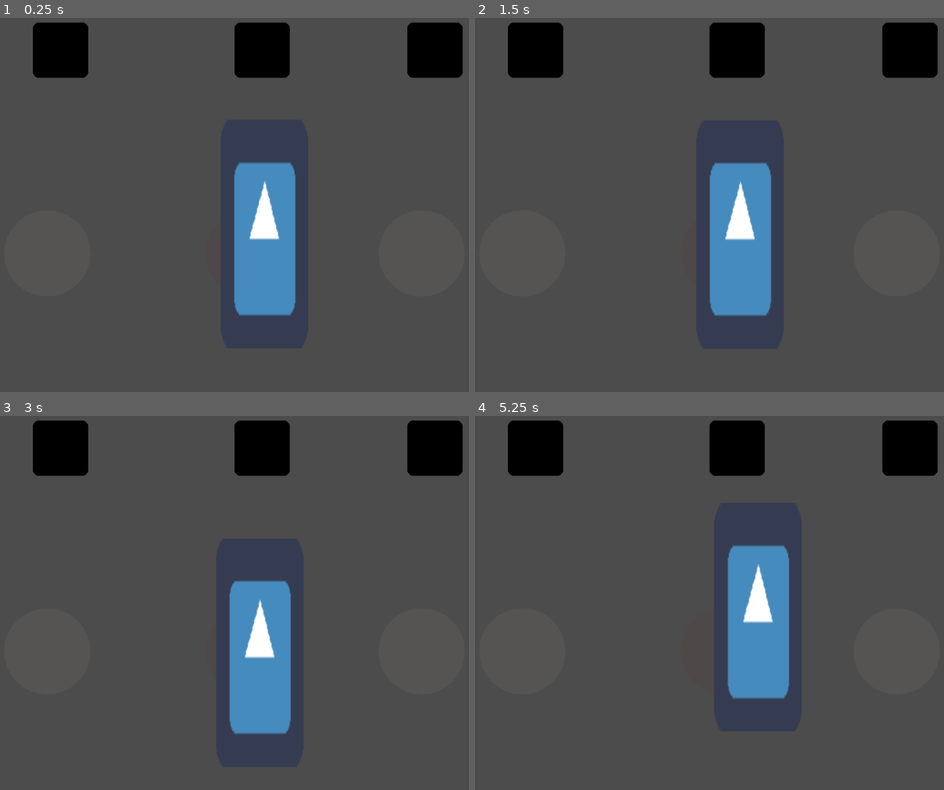
Above: before the commit, frames 1-4 (two rows, left to right).
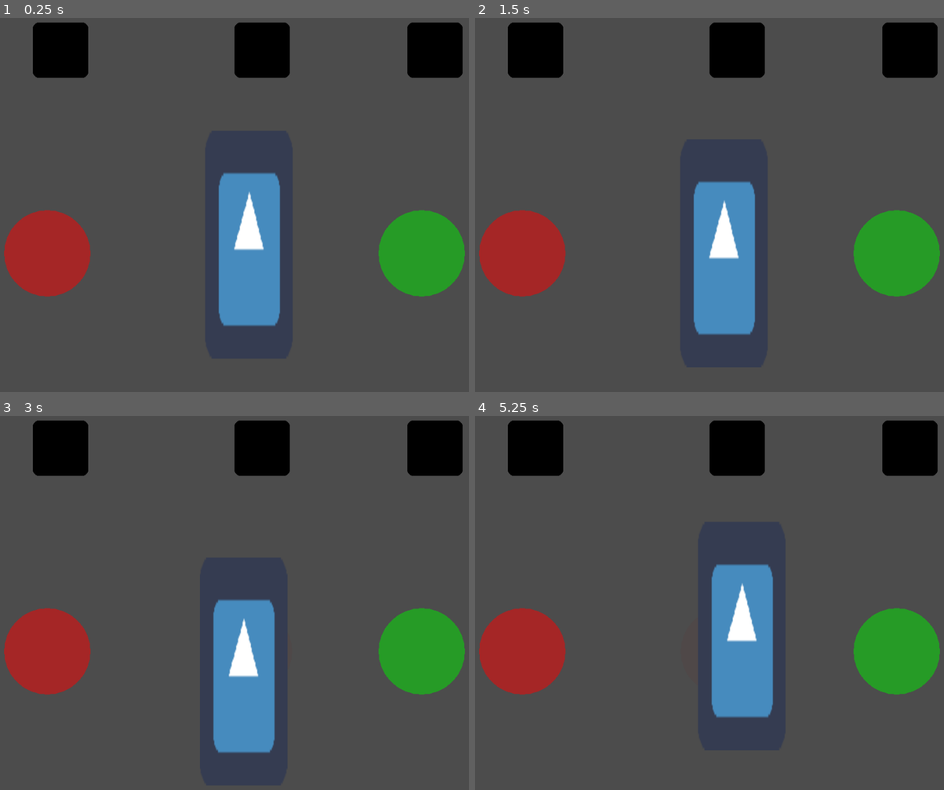
Above: after the commit, the same moments.

Repository: ArthasPendragon007/jogo-de-historia
Game: Godot game, scene res://test_zones.tscn
Same seed, same stepped clock (60 frames per second), same inputs: the game is played once before the commit and once after it. The engine's default icon, where the game draws it, is replaced by a stand-in: a white triangle on a blue panel in a dark square.
Inputs (mouse positions are in pixels of both pictures, inside the frame that each line leads up to):
- Up to frame 1 (0.25 s): no input
- Up to frame 2 (1.5 s): move the mouse to (742, 234) at 0.52 s; click (742, 234) at 0.6 s; move the mouse to (629, 238) at 1.27 s; click (629, 238) at 1.35 s
- Up to frame 3 (3 s): tap Enter at 2 s; move the mouse to (318, 524) at 2.02 s; click (318, 524) at 2.1 s; tap Space at 2.75 s; move the mouse to (234, 700) at 2.77 s; click (234, 700) at 2.85 s
- Up to frame 4 (5.25 s): tap Enter at 3.5, 5 s; move the mouse to (901, 677) at 3.52 s; click (901, 677) at 3.6 s; tap Space at 4.25 s; move the mouse to (573, 554) at 4.27 s; click (573, 554) at 4.35 s; move the mouse to (765, 614) at 5.02 s; click (765, 614) at 5.1 s

The runs differ from the first frame. In frame 1, 11% of the frame differs, in the area x 0-100%, y 38-83%; in frame 2, 12%; in frame 3, 12%; in frame 4, 12%, in the area x 0-100%, y 34-81%.
Error before the commit: Parse Error: The function "_ready" already exists in this class (at line 13). (res://check.gd:27)

Commit message:
4 commit

Diff:
--- a/funcional/check.gd
+++ b/funcional/check.gd
@@ -1,4 +1,4 @@
-extends Node2D
+extends Node
 
 
 # Declare member variables here. Examples:
@@ -12,27 +12,51 @@
 onready var economia_healt = get_node ("economia/TextureProgress")
 func _ready():
 	init_bar()
+	for n in 6:
+		var carta = get_node("carta" + str(n))
+		carta.hide()
 
 signal militar()
 var bar = 100
 var current_health:int
+var x = RandomNumberGenerator.new()
+#export(int)var current_health = bar
+
 func init_bar():
 	yield(get_parent(), "ready")
 	militar_health.max_value = bar
 	militar_health.value = bar
 	current_health = bar
-onready var militar = get_node("militar")
+export onready var militar = get_node("militar")
 # Called when the node enters the scene tree for the first time.
-
-func _ready():
-	pass
+func update_bar(value:int) -> void:
+	call_tween(current_health, value)
+	current_health = value
 func call_tween(old_value:int, new_value:int) -> void:
 
-	var _interpolate_value:bool = tween1.Interpolate_property(militar,"value", old_value)
+	var _interpolate_value:bool = tween1.Interpolate_property(current_health,"value", old_value,new_value,0.4,Tween.TRANS_QUAD,Tween.EASE_IN_OUT)
+	var stats:bool = tween1.start()
 signal satisfacao
 onready var satisfacao = get_node("satisfacao")
 signal economia
 onready var economia = get_node("economia")
-# Called every frame. 'delta' is the elapsed time since the previous frame.
-#func _process(delta):
-#	pass
+var y
+func _on_carta_check():
+#		carta.queue_free()
+		x = randi()%5+0
+		y = x
+		var carta = get_node("carta"+ str(x))
+		carta.show()
+		print("rand ", x)
+
+		pass
+
+		if get_tree().get_root().get_node(".").find_node("carta"):
+			print_debug(carta)
+#	pass # Replace with function body.
+
+var rest_node = []
+func _on_check_tree_exiting():
+	emit_signal("ready")
+	var carta = get_node("carta"+str(y))
+	connect("ready", carta,"tree_exiting")
--- a/funcional/dragndrop.gd
+++ b/funcional/dragndrop.gd
@@ -3,7 +3,8 @@
 var selected = false
 var rest_point
 var rest_nodes = []
-enum {YES, NOT}
+
+#export onready var militar = get_node("militar/milit")
 
 func _ready():
 	rest_nodes = get_tree().get_nodes_in_group("zone")
@@ -13,7 +14,6 @@
 func _on_Area2D_input_event(viewport, event, shape_idx):
 	if Input.is_action_just_pressed("click"):
 		selected = true
-
 func _physics_process(delta):
 	if get_tree().get_nodes_in_group("yes"):
 		print_debug()
@@ -25,7 +25,9 @@
 	else:
 		global_position = lerp(global_position, rest_point, 10 * delta)
 #		rotation = lerp_angle(rotation, 0, 10 * delta)
-
+export(NodePath) onready var militar = get_node("militar/TextureProgress") as TextureProgress
+export(NodePath) onready var word = get_node("")
+export(int) var health
 func _input(event):
 	if event is InputEventMouseButton:
 		if event.button_index == BUTTON_LEFT and not event.pressed:
@@ -34,6 +36,19 @@
 			for child in rest_nodes:
 				var distance = global_position.distance_to(child.global_position)
 				if distance < shortest_dist:
+#					militar.value =
 					child.select()
 					rest_point = child.global_position
 					shortest_dist = distance
+					child.NO()
+					if child.NO():
+						emit_signal("check")
+					child.YES()
+					if child.YES():
+#						var carta:= get_node(".")
+#						selected = false
+#						connect("check", Node,"new")
+						emit_signal("check")
+						get_node(".").queue_free()
+signal check
+#				if childs.select()
--- a/funcional/dragndrop.tscn
+++ b/funcional/dragndrop.tscn
@@ -6,7 +6,7 @@
 [sub_resource type="CircleShape2D" id=1]
 radius = 50.0
 
-[node name="Node2D" type="Node2D"]
+[node name="carta" type="Node2D"]
 script = ExtResource( 1 )
 
 [node name="icon" type="Sprite" parent="."]
--- a/funcional/scene/Zone_NO/drop_zone_NO.gd
+++ b/funcional/scene/Zone_NO/drop_zone_NO.gd
@@ -5,7 +5,7 @@
 
 func _draw():
 	draw_circle(Vector2.ZERO, 75, Color.blanchedalmond)
-	modulate.a = 0.05
+	modulate.a = 0.5
 
 func select():
 	print("no")
@@ -17,5 +17,9 @@
 		emit_signal("correct")
 
 func deselect():
-	modulate = Color.white
-	modulate.a = 0.05
+	modulate = Color.red
+	modulate.a = 0.5
+func YES():
+	return false
+func NO():
+	return true
--- a/funcional/scene/zone_YES/drop_zone_YES.gd
+++ b/funcional/scene/zone_YES/drop_zone_YES.gd
@@ -5,7 +5,7 @@
 
 func _draw():
 	draw_circle(Vector2.ZERO, 75, Color.blanchedalmond)
-	modulate.a = 0.05
+	modulate.a = 0.5
 
 func select():
 	print("yes")
@@ -17,5 +17,10 @@
 		emit_signal("correct")
 
 func deselect():
-	modulate = Color.white
-	modulate.a = 0.05
+	modulate = Color.green
+	modulate.a = 0.5
+func NO():
+	return false
+
+func YES():
+	return true
--- a/funcional/scene/zone_neutral/drop_zone.gd
+++ b/funcional/scene/zone_neutral/drop_zone.gd
@@ -19,3 +19,9 @@
 func deselect():
 	modulate = Color.white
 	modulate.a = 0.05
+func NO():
+#	print_debug()
+	return false
+func YES():
+#	print_debug()
+	return false
--- a/funcional/test_zones.tscn
+++ b/funcional/test_zones.tscn
@@ -1,36 +1,86 @@
-[gd_scene load_steps=8 format=2]
+[gd_scene load_steps=9 format=2]
 
 [ext_resource path="res://scene/zone_neutral/drop_zone.tscn" type="PackedScene" id=1]
-[ext_resource path="res://dragndrop.tscn" type="PackedScene" id=2]
 [ext_resource path="res://scene/zone_neutral/drop_zone.gd" type="Script" id=3]
 [ext_resource path="res://scene/Zone_NO/drop_zone_NO.tscn" type="PackedScene" id=4]
 [ext_resource path="res://scene/zone_YES/drop_zone_YES.tscn" type="PackedScene" id=5]
 [ext_resource path="res://check.gd" type="Script" id=6]
 [ext_resource path="res://icon.png" type="Texture" id=7]
-
-[node name="Node2D" type="Node2D"]
+[ext_resource path="res://dragndrop.gd" type="Script" id=8]
+
+[sub_resource type="CircleShape2D" id=1]
+radius = 50.0
+
+[node name="word" type="Node2D"]
+
+[node name="check" type="Node" parent="."]
 script = ExtResource( 6 )
 
-[node name="drop_zone" parent="." instance=ExtResource( 1 )]
+[node name="drop_zone" parent="check" instance=ExtResource( 1 )]
 position = Vector2( 450, 422 )
 script = ExtResource( 3 )
 
-[node name="drop_zone_NO" parent="." groups=[
+[node name="drop_zone_NO" parent="check" groups=[
 "NO",
 ] instance=ExtResource( 4 )]
 position = Vector2( 100, 422 )
 
-[node name="drop_zone_YES" parent="." groups=[
+[node name="Area2D" type="Area2D" parent="check/drop_zone_NO"]
+position = Vector2( 350, -232.771 )
+scale = Vector2( 1.58465, 4.1327 )
+
+[node name="CollisionShape2D" type="CollisionShape2D" parent="check/drop_zone_NO/Area2D"]
+shape = SubResource( 1 )
+
+[node name="drop_zone_YES" parent="check" groups=[
 "YES",
 ] instance=ExtResource( 5 )]
 position = Vector2( 750, 422 )
 
-[node name="Node2D" parent="." groups=[
-"player",
-] instance=ExtResource( 2 )]
-position = Vector2( 429.956, 413.711 )
-
-[node name="satisfacao" type="TextureRect" parent="."]
+[node name="carta1" type="Node2D" parent="check"]
+position = Vector2( 450, 189.229 )
+scale = Vector2( 1.58465, 4.1327 )
+script = ExtResource( 8 )
+__meta__ = {
+"_edit_group_": true
+}
+
+[node name="icon" type="Sprite" parent="check/carta1"]
+texture = ExtResource( 7 )
+
+[node name="carta0" type="Node2D" parent="check"]
+position = Vector2( 450, 189.229 )
+scale = Vector2( 1.58465, 4.1327 )
+script = ExtResource( 8 )
+__meta__ = {
+"_edit_group_": true
+}
+
+[node name="icon" type="Sprite" parent="check/carta0"]
+texture = ExtResource( 7 )
+
+[node name="Area2D" type="Area2D" parent="check/carta0/icon"]
+
+[node name="CollisionShape2D" type="CollisionShape2D" parent="check/carta0/icon/Area2D"]
+shape = SubResource( 1 )
+
+[node name="carta" type="Node2D" parent="check"]
+position = Vector2( 450, 189.229 )
+scale = Vector2( 1.58465, 4.1327 )
+script = ExtResource( 8 )
+__meta__ = {
+"_edit_group_": true
+}
+
+[node name="icon" type="Sprite" parent="check/carta"]
+texture = ExtResource( 7 )
+
+[node name="Area2D" type="Area2D" parent="check/carta/icon"]
+
+[node name="CollisionShape2D" type="CollisionShape2D" parent="check/carta/icon/Area2D"]
+shape = SubResource( 1 )
+
+[node name="satisfacao" type="TextureRect" parent="check"]
 margin_left = 725.0
 margin_top = 20.0
 margin_right = 821.0
@@ -41,9 +91,35 @@
 "_edit_use_anchors_": false
 }
 
-[node name="Tween" type="Tween" parent="satisfacao"]
-
-[node name="TextureProgress" type="TextureProgress" parent="satisfacao"]
+[node name="Tween" type="Tween" parent="check/satisfacao"]
+
+[node name="TextureProgress" type="TextureProgress" parent="check/satisfacao"]
+modulate = Color( 0, 0, 0, 1 )
+self_modulate = Color( 0, 0, 0, 1 )
+margin_top = 1.0
+margin_right = 96.0
+margin_bottom = 97.0
+value = 100.0
+texture_progress = ExtResource( 7 )
+fill_mode = 3
+__meta__ = {
+"_edit_use_anchors_": false
+}
+
+[node name="militar" type="TextureRect" parent="check"]
+margin_left = 425.0
+margin_top = 20.0
+margin_right = 521.0
+margin_bottom = 116.0
+rect_pivot_offset = Vector2( 64.1141, 48 )
+__meta__ = {
+"_edit_group_": true,
+"_edit_use_anchors_": false
+}
+
+[node name="Tween" type="Tween" parent="check/militar"]
+
+[node name="TextureProgress" type="TextureProgress" parent="check/militar"]
 modulate = Color( 0, 0, 0, 1 )
 self_modulate = Color( 0, 0, 0, 1 )
 margin_top = 1.0
@@ -56,20 +132,20 @@
 "_edit_use_anchors_": false
 }
 
-[node name="militar" type="TextureRect" parent="."]
-margin_left = 425.0
+[node name="economia" type="TextureRect" parent="check"]
+margin_left = 75.0
 margin_top = 20.0
-margin_right = 521.0
+margin_right = 171.0
 margin_bottom = 116.0
-rect_pivot_offset = Vector2( 64.1141, 48 )
+rect_pivot_offset = Vector2( 16.6947, 123.918 )
 __meta__ = {
 "_edit_group_": true,
 "_edit_use_anchors_": false
 }
 
-[node name="Tween" type="Tween" parent="militar"]
-
-[node name="TextureProgress" type="TextureProgress" parent="militar"]
+[node name="Tween" type="Tween" parent="check/economia"]
+
+[node name="TextureProgress" type="TextureProgress" parent="check/economia"]
 modulate = Color( 0, 0, 0, 1 )
 self_modulate = Color( 0, 0, 0, 1 )
 margin_top = 1.0
@@ -82,28 +158,79 @@
 "_edit_use_anchors_": false
 }
 
-[node name="economia" type="TextureRect" parent="."]
-margin_left = 75.0
-margin_top = 20.0
-margin_right = 171.0
-margin_bottom = 116.0
-rect_pivot_offset = Vector2( 16.6947, 123.918 )
-__meta__ = {
-"_edit_group_": true,
-"_edit_use_anchors_": false
-}
-
-[node name="Tween" type="Tween" parent="economia"]
-
-[node name="TextureProgress" type="TextureProgress" parent="economia"]
-modulate = Color( 0, 0, 0, 1 )
-self_modulate = Color( 0, 0, 0, 1 )
-margin_top = 1.0
-margin_right = 96.0
-margin_bottom = 97.0
-value = 100.0
-texture_progress = ExtResource( 7 )
-fill_mode = 2
-__meta__ = {
-"_edit_use_anchors_": false
-}
+[node name="carta2" type="Node2D" parent="check"]
+position = Vector2( 450, 189.229 )
+scale = Vector2( 1.58465, 4.1327 )
+script = ExtResource( 8 )
+__meta__ = {
+"_edit_group_": true
+}
+
+[node name="icon" type="Sprite" parent="check/carta2"]
+texture = ExtResource( 7 )
+
+[node name="Area2D" type="Area2D" parent="check/carta2/icon"]
+
+[node name="CollisionShape2D" type="CollisionShape2D" parent="check/carta2/icon/Area2D"]
+shape = SubResource( 1 )
+
+[node name="carta4" type="Node2D" parent="check"]
+position = Vector2( 450, 189.229 )
+scale = Vector2( 1.58465, 4.1327 )
+script = ExtResource( 8 )
+__meta__ = {
+"_edit_group_": true
+}
+
+[node name="icon" type="Sprite" parent="check/carta4"]
+texture = ExtResource( 7 )
+
+[node name="Area2D" type="Area2D" parent="check/carta4/icon"]
+visible = false
+
+[node name="CollisionShape2D" type="CollisionShape2D" parent="check/carta4/icon/Area2D"]
+shape = SubResource( 1 )
+
+[node name="carta5" type="Node2D" parent="check"]
+position = Vector2( 450, 189.229 )
+scale = Vector2( 1.58465, 4.1327 )
+script = ExtResource( 8 )
+__meta__ = {
+"_edit_group_": true
+}
+
+[node name="icon" type="Sprite" parent="check/carta5"]
+texture = ExtResource( 7 )
+
+[node name="Area2D" type="Area2D" parent="check/carta5/icon"]
+
+[node name="CollisionShape2D" type="CollisionShape2D" parent="check/carta5/icon/Area2D"]
+shape = SubResource( 1 )
+
+[node name="carta3" type="Node2D" parent="check"]
+position = Vector2( 450, 189.229 )
+scale = Vector2( 1.58465, 4.1327 )
+script = ExtResource( 8 )
+__meta__ = {
+"_edit_group_": true
+}
+
+[node name="icon" type="Sprite" parent="check/carta3"]
+texture = ExtResource( 7 )
+
+[node name="Area2D" type="Area2D" parent="check/carta3/icon"]
+
+[node name="CollisionShape2D" type="CollisionShape2D" parent="check/carta3/icon/Area2D"]
+shape = SubResource( 1 )
+
+[connection signal="tree_exiting" from="check" to="check" method="_on_check_tree_exiting"]
+[connection signal="input_event" from="check/drop_zone_NO/Area2D" to="check/carta1" method="_on_Area2D_input_event"]
+[connection signal="check" from="check/carta1" to="check" method="_on_carta_check"]
+[connection signal="check" from="check/carta0" to="check" method="_on_carta_check"]
+[connection signal="input_event" from="check/carta0/icon/Area2D" to="check/carta0" method="_on_Area2D_input_event"]
+[connection signal="check" from="check/carta" to="check" method="_on_carta_check"]
+[connection signal="input_event" from="check/carta/icon/Area2D" to="check/carta" method="_on_Area2D_input_event"]
+[connection signal="input_event" from="check/carta2/icon/Area2D" to="check/carta2" method="_on_Area2D_input_event"]
+[connection signal="input_event" from="check/carta4/icon/Area2D" to="check/carta4" method="_on_Area2D_input_event"]
+[connection signal="input_event" from="check/carta5/icon/Area2D" to="check/carta5" method="_on_Area2D_input_event"]
+[connection signal="input_event" from="check/carta3/icon/Area2D" to="check/carta3" method="_on_Area2D_input_event"]
Not shown, removed: funcional/test_zones.tscn.tmp
